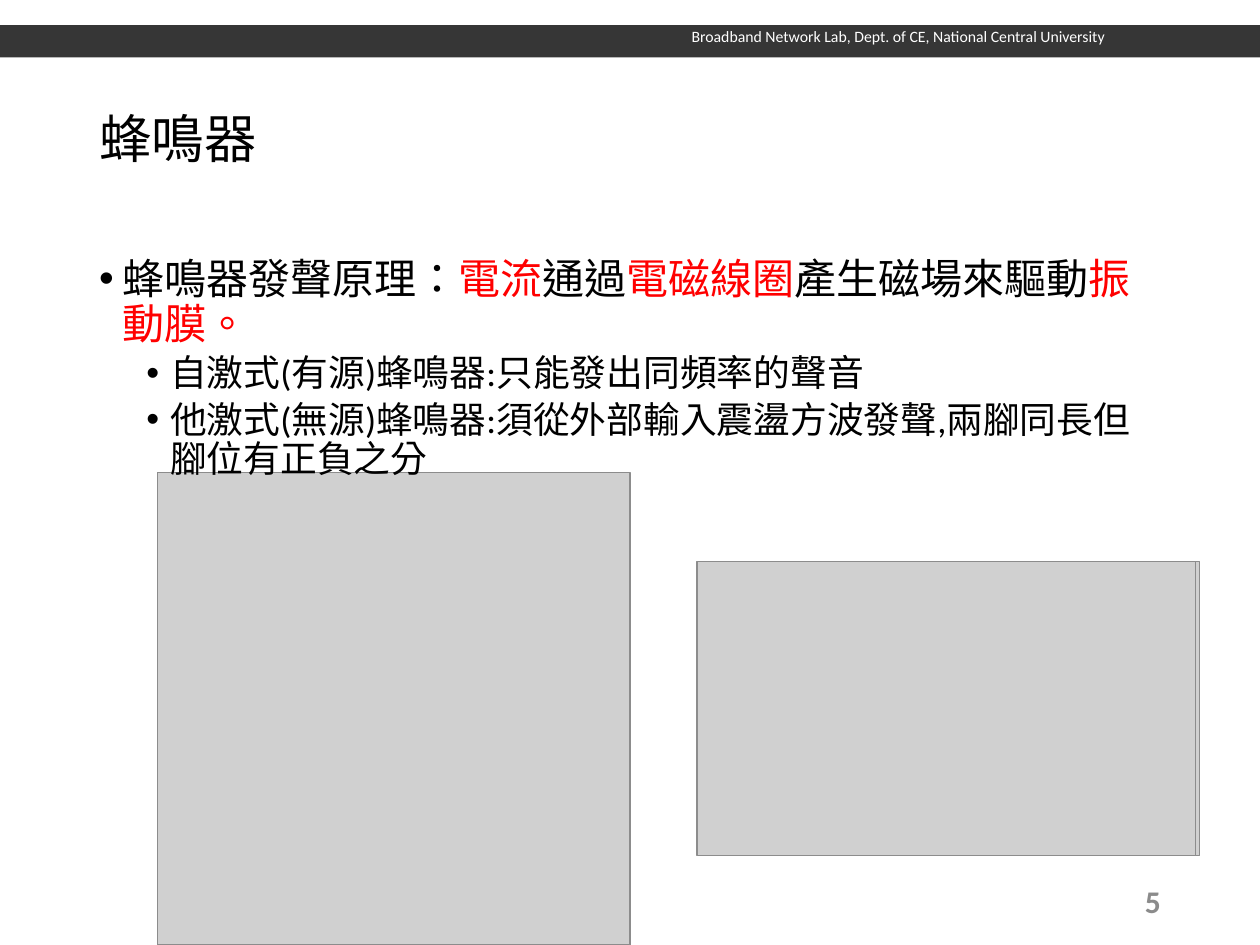
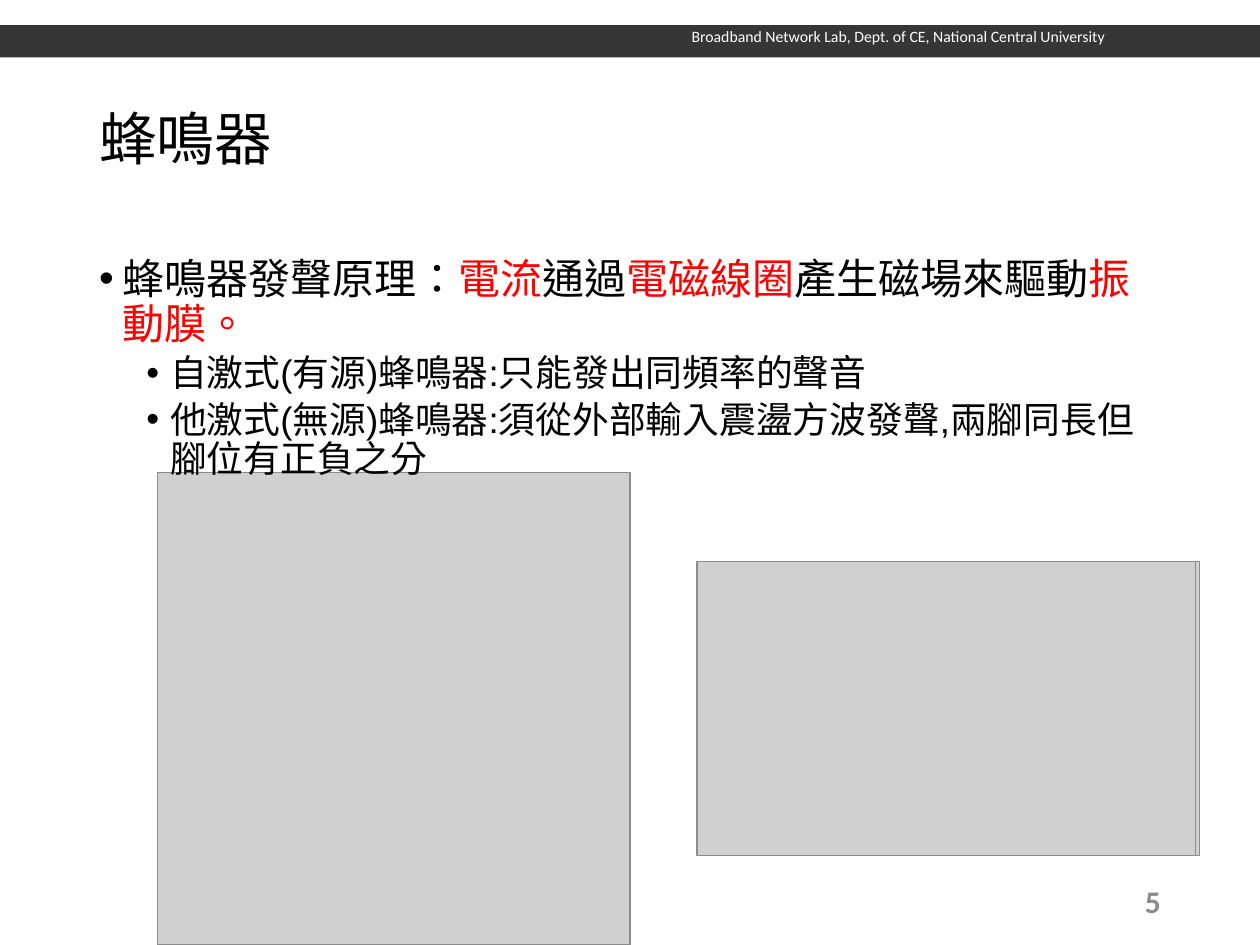
Before and after one commit to Emerler/Raspberrypi-Course, a slide deck: slide 6 of Lab2/樹莓派-電子鋼琴.pptx. Drawn at 1260x945 pixels with LibreOffice and Linux fonts; fonts in the diff are those of the drawing; grey boxes stand for pictures; background and template pictures are left out. Boxes give left, top, right and bottom in pixels: in the first picture for what was removed or moved away, otherwise in the second. Text is boxed around its words. In the diff, an @@ line names an element or a change of style, - is before the commit and + after.

```diff
--- a/Lab2/樹莓派-電子鋼琴.pptx
+++ b/Lab2/樹莓派-電子鋼琴.pptx
@@ title "蜂鳴器" at (99,111,272,165): size 30 to 33 pt, font Noto Sans CJK SC to Calibri @@
@@ text "蜂鳴器發聲原理：電流通過電磁線圈產生磁場來驅動振動膜。" at (123,258,1134,482): font Calibri to Arial @@
```
Also in this commit, not shown: 12 other slides changed, 1 slide added, 1 other file.
